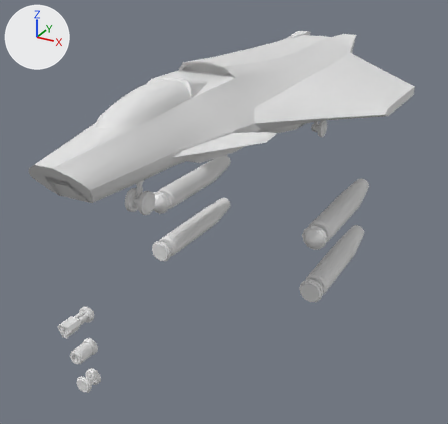
Before and after pictures for a commit that changed the FBX model Assets/Bundle/craft/Interceptor/Nassirae Export.fbx.
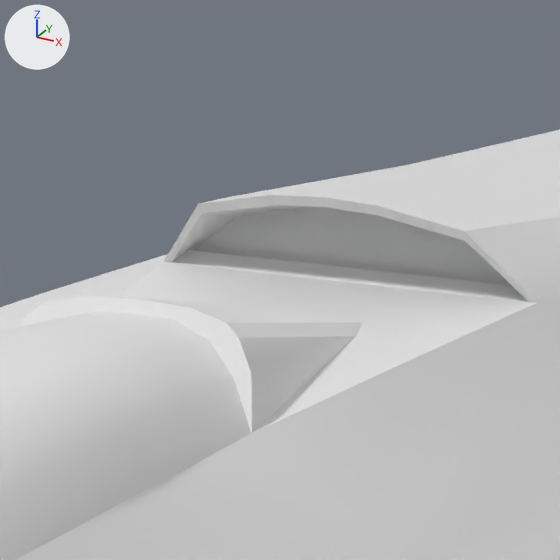
Each version appears first whole from a camera (50 mm lens) standing at (0.759, -1.498, 0.371) and looking at (0.0, -0.119, -0.319), and next in a close-up on the part from 34% to 53% of the width and 7% to 28% of the height. Arrows for +X, +Y and +Z are at upper left; the lights stay in place. The last two pictures show the newer version. Where no turn or scale is listed for an object, it has been applied to the vertices.

The older version as bpy lines, for what is in view:
```python
me_cube_017 = bpy.data.meshes.new('Cube.017')
me_cube_017.from_pydata(...)  # 609 vertices, 1196 faces; spans x -0.371..0.371, y -0.762..0.618, z -0.108..0.108
me_cube_017.materials.append(mat_nassirae)  # white #e7e7e7
ob_frn_int_body = bpy.data.objects.new('FRN_Int Body', me_cube_017)
ob_frn_int_body.location = (0.0, 0.0, 0.0)
```
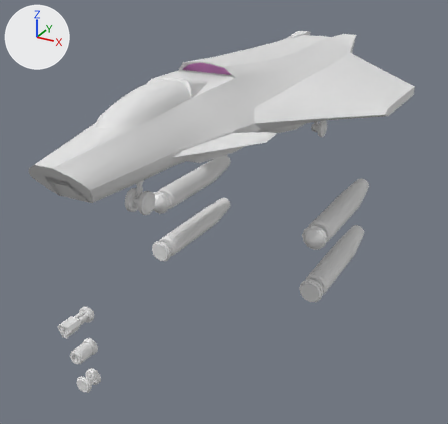
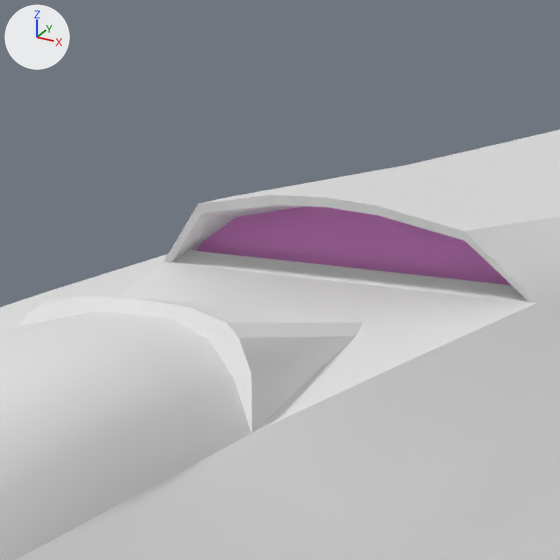
Where the newer file only moved an object's origin or applied its transform, the numbers keep the older frame.

The edits, one by one:
Material 'Darkmat' (mat_darkmat) is new.
Its base color is (0.8, 0.276, 0.724) (pink #e78fdd).
me_cube_017 has 609 vertices, 1196 faces and spans x -0.371..0.371, y -0.762..0.618, z -0.108..0.108.
me_cube_017 is used by ob_frn_int_body; location (0.0, 0.0, 0.0).
me_cube_017 part 1: all 12 faces centred in x -0.062..0.062, y -0.196..-0.192, z 0.078..0.091 switch from mat_nassirae (white #e7e7e7) to mat_darkmat (pink #e78fdd).

Where the change shows, as pixel boxes [x1, y1, x2, y2] in the close-ups (560 x 560 px):
part 1 of me_cube_017, recoloured: [197, 206, 511, 285] in both
